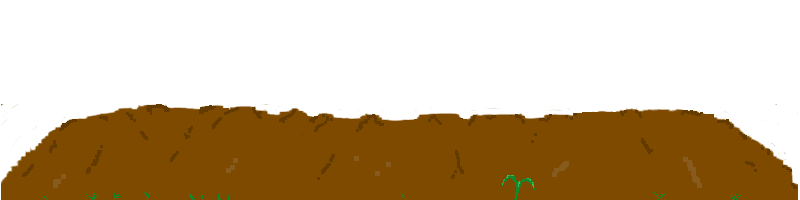
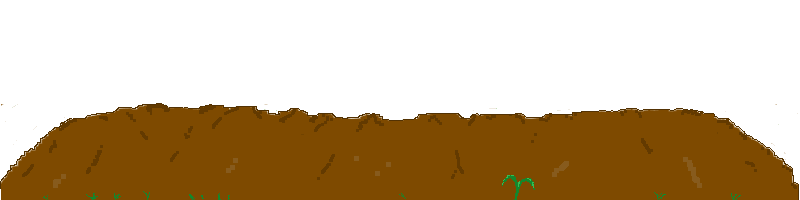
Before/after of a w=800, h=200 layered artwork. What changed in the layer stack:
painted on "Background" over [0, 103, 799, 200]
